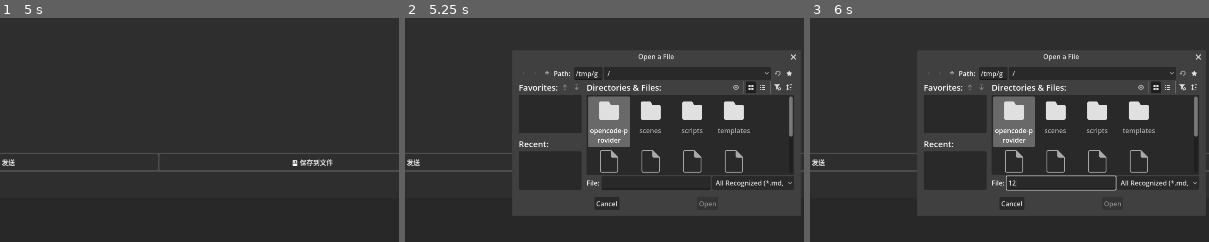
Above: before the commit, frames 1-3 (left to right).
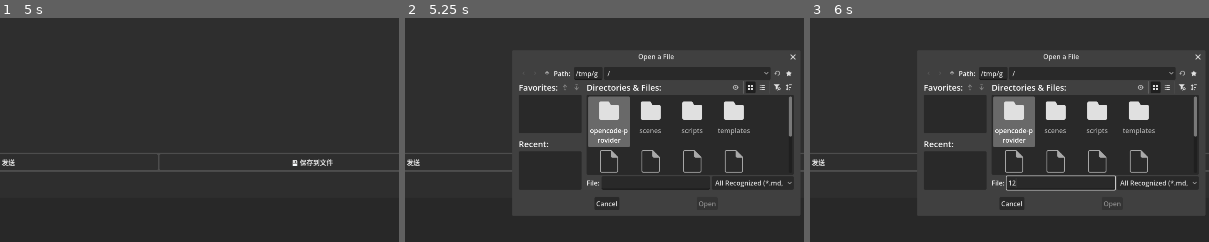
Above: after the commit, the same moments.

Repository: fkyah3/experiment-console
Game: Godot game, scene res://scenes/ExperimentPanel.tscn
The game is run twice, just before and just after one commit, with the same random seed, the same clock (stepped at 60 frames per second) and the same inputs.
Inputs (mouse positions are % of the whole screen's width and height, from its top left):
- Up to frame 1 (5 s): click (71, 1) at 0.52 s; type "Alex" at 0.6 s; click (50, 96) at 0.75 s; type "12" at 0.83 s; click "deepseek-v4-flash" at 1.25 s; click "思考模式" at 2 s; click "high" at 2.75 s; click "探索分离" at 3.5 s; click "裸模式" at 4.25 s
- Up to frame 2 (5.25 s): click "📄 加载文件" at 5 s
- Up to frame 3 (6 s): click (50, 60) at 5.77 s; type "12" at 5.85 s
The pictures show only the part of the screen within x 19-68%, y 23-73%; the shares and areas given below are measured in that part.

Frame 1 is identical in both runs. In frame 2, 0.4% of the frame differs, in the area x 73-98%, y 16-85%; in frame 3, 0.4%.

Commit message:
fix: as Dictionary 安全替换——兼容 OpenCode Go 响应格式
DeepSeekStreamClient._parse_event 中 3 处 as Dictionary 类型断言：
- as Dictionary 在 Godot 4 中如果值类型不匹配会抛异常
- OpenCode Go 的 API 可能返回非 Dictionary 事件

修复：typeof() 检查替代 as 强制类型转换
1. JSON.parse_string(data_str) as Dictionary → typeof() != TYPE_DICTIONARY
2. parsed[\042usage\042] as Dictionary → typeof() == TYPE_DICTIONARY
3. choices.is_empty() → typeof(choices) != TYPE_ARRAY or choices.is_empty()

Diff:
--- a/scripts/DeepSeekStreamClient.gd
+++ b/scripts/DeepSeekStreamClient.gd
@@ -136,16 +136,18 @@
 		stop()
 		return
 
-	var parsed = JSON.parse_string(data_str) as Dictionary
-	if parsed == null:
+	var parsed = JSON.parse_string(data_str)
+	if parsed == null or typeof(parsed) != TYPE_DICTIONARY:
 		return
 
 	if parsed.has("usage"):
-		usage_received.emit(parsed["usage"] as Dictionary)
+		var u = parsed["usage"]
+		if typeof(u) == TYPE_DICTIONARY:
+			usage_received.emit(u)
 		return
 
 	var choices = parsed.get("choices", [])
-	if choices.is_empty():
+	if typeof(choices) != TYPE_ARRAY or choices.is_empty():
 		return
 
 	var delta = choices[0].get("delta", {})
